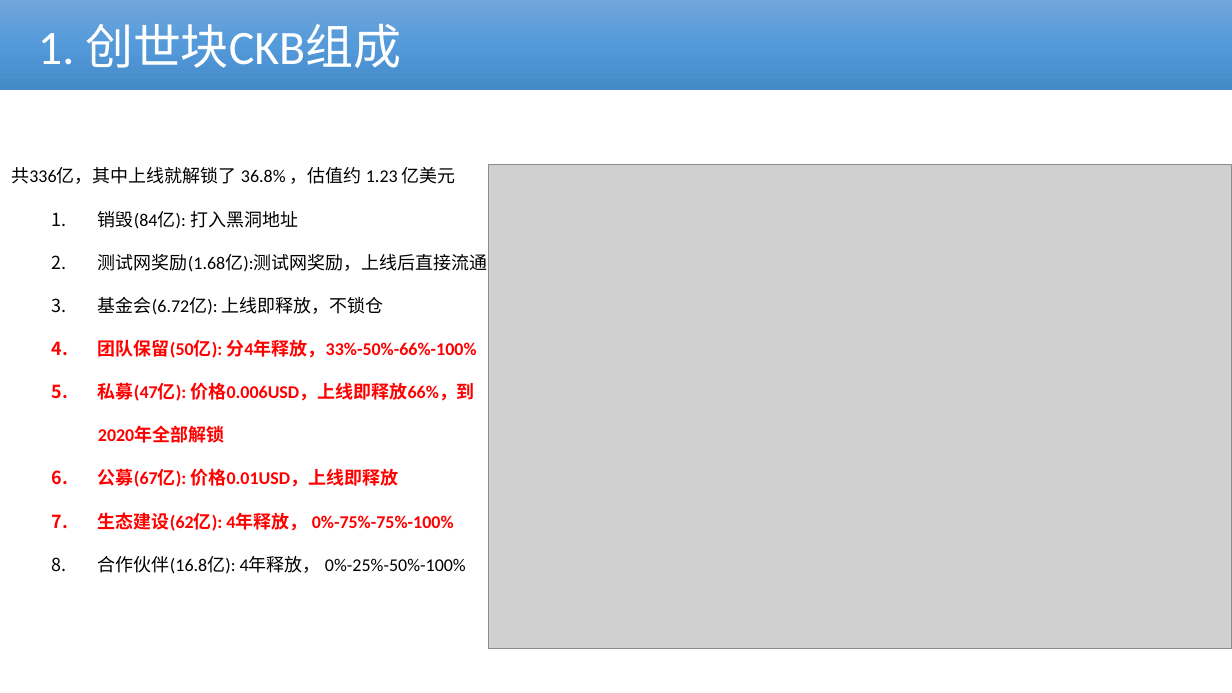
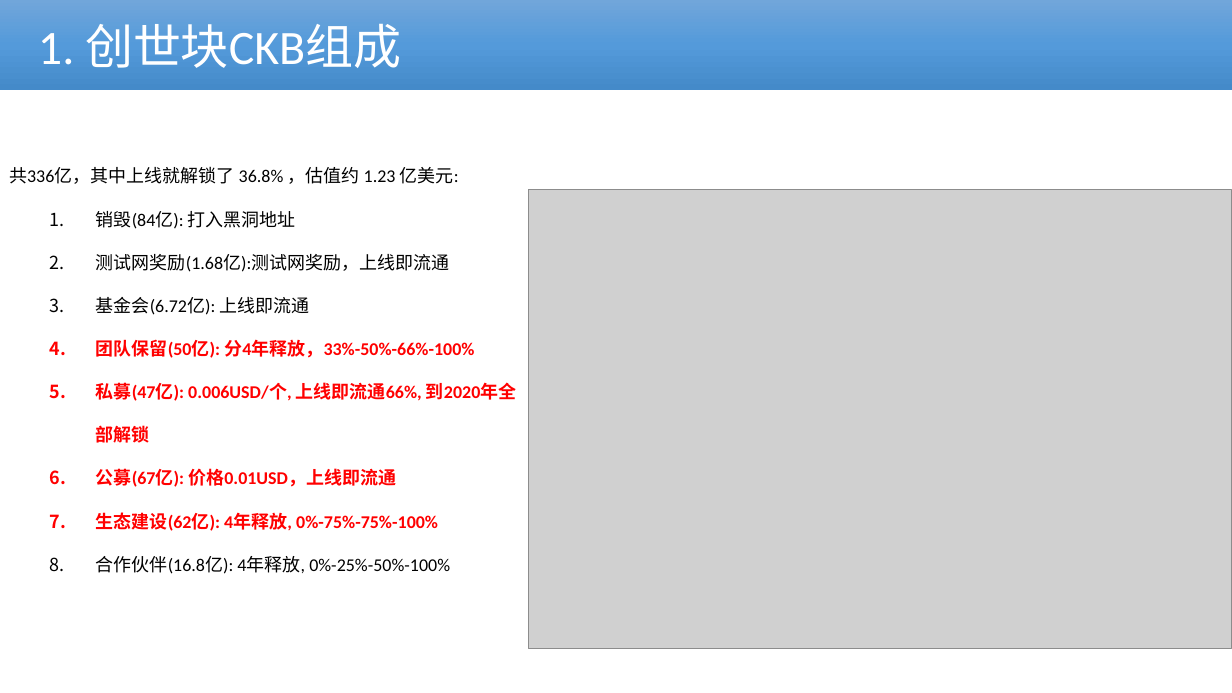
Before and after one commit to cmdpos/gaia, a slide deck: slide 4 of ppt/ckb_v2.pptx. Drawn at 1232x693 pixels with LibreOffice and Linux fonts; fonts in the diff are those of the drawing; grey boxes stand for pictures. Boxes give left, top, right and bottom in pixels: in the first picture for what was removed or moved away, otherwise in the second. Text is boxed around its words. In the diff, an @@ line names an element or a change of style, - is before the commit and + after.

```diff
--- a/ppt/ckb_v2.pptx
+++ b/ppt/ckb_v2.pptx
@@ text at (9,166,459,184): text changed @@
-共336亿，其中上线就解锁了 36.8% ，估值约 1.23 亿美元
+共336亿，其中上线就解锁了 36.8% ，估值约 1.23 亿美元:
@@ picture: place and size @@
-picture at (489,165,1232,649)
+picture at (529,189,1232,648)
@@ text at (96,254,450,315): text changed @@
-  2. 测试网奖励(1.68亿):测试网奖励，上线后直接流通
-  3. 基金会(6.72亿): 上线即释放，不锁仓
+  2. 测试网奖励(1.68亿):测试网奖励，上线即流通
+  3. 基金会(6.72亿): 上线即流通
@@ text at (96,382,516,574): text changed @@
-  5. 私募(47亿): 价格0.006USD，上线即释放66%，到2020年全部解锁
-  6. 公募(67亿): 价格0.01USD，上线即释放
-  7. 生态建设(62亿): 4年释放， 0%-75%-75%-100%
-  8. 合作伙伴(16.8亿): 4年释放， 0%-25%-50%-100%
+  5. 私募(47亿): 0.006USD/个, 上线即流通66%, 到2020年全部解锁
+  6. 公募(67亿): 价格0.01USD，上线即流通
+  7. 生态建设(62亿): 4年释放, 0%-75%-75%-100%
+  8. 合作伙伴(16.8亿): 4年释放, 0%-25%-50%-100%
```
Also in this commit, not shown: 9 other slides changed, 1 slide added, 2 other files.
